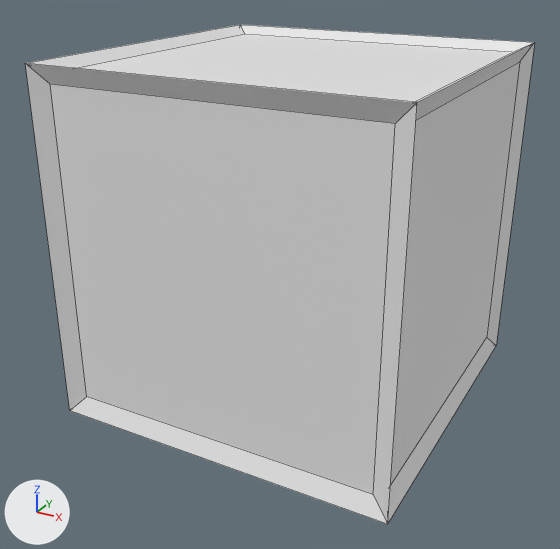
One commit to the OBJ model public/resources/models/cube.obj: the scene before it, then after it.
The view is the same before and after, from a camera (50 mm lens) standing at (1.96, -3.8, 1.58) and looking at (-0.05, -0.15, -0.25). The axes (+X, +Y, +Z) are drawn at lower left. The lights are the same throughout. Mesh edges are drawn as thin lines. Where no turn or scale is listed for an object, it has been applied to the vertices.
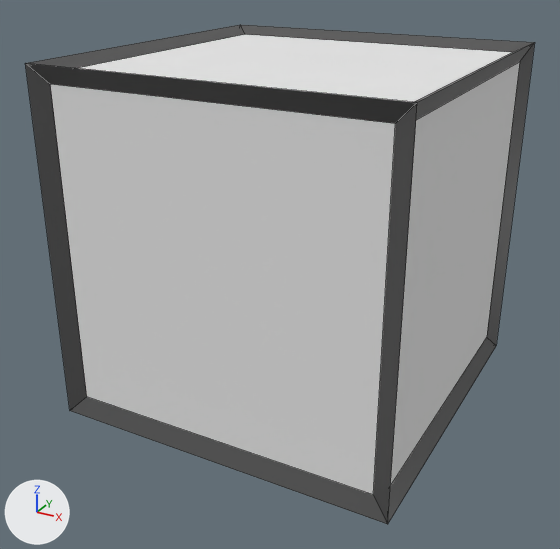
The newer file is also rescaled (x0.5) as a whole; pictures and numbers use the older file's frame.

Where the change shows, as pixel boxes (x1, y1, x2, y2) in the pictures (560 x 549 px):
'Cube', recoloured (white to grey)
    both: (25, 25, 535, 524)

The change, as a diff of the scene's bpy script:
```diff
--- a/public/resources/models/cube.obj.py
+++ b/public/resources/models/cube.obj.py
@@ mat_bordercolor @@
 mat_bordercolor = principled_material('BorderColor')
-mat_bordercolor.base_color = (0.8, 0.8, 0.8)  # white #e7e7e7
+mat_bordercolor.base_color = (0.08, 0.08, 0.08)  # dark grey #505050
```
